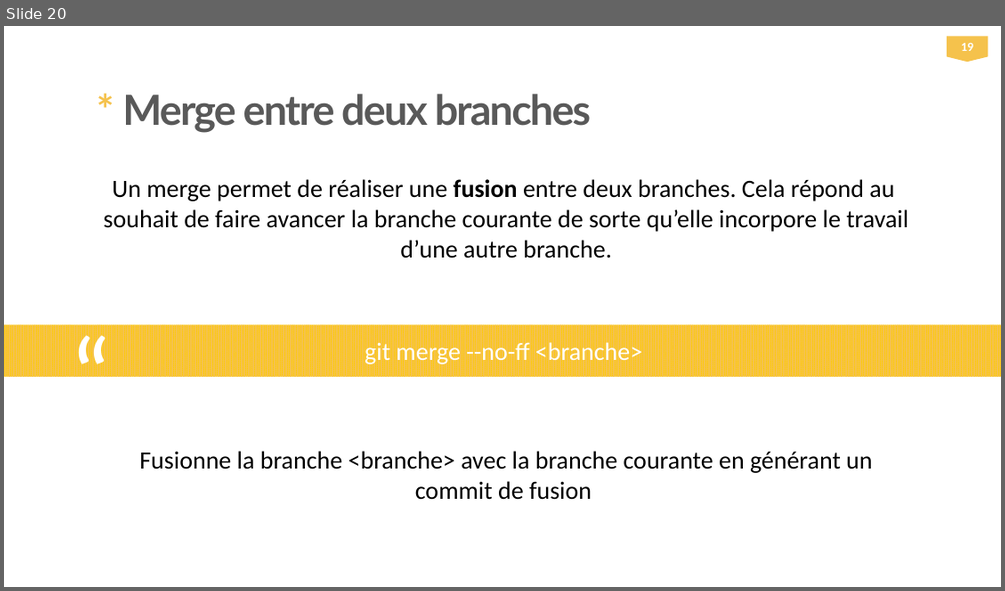
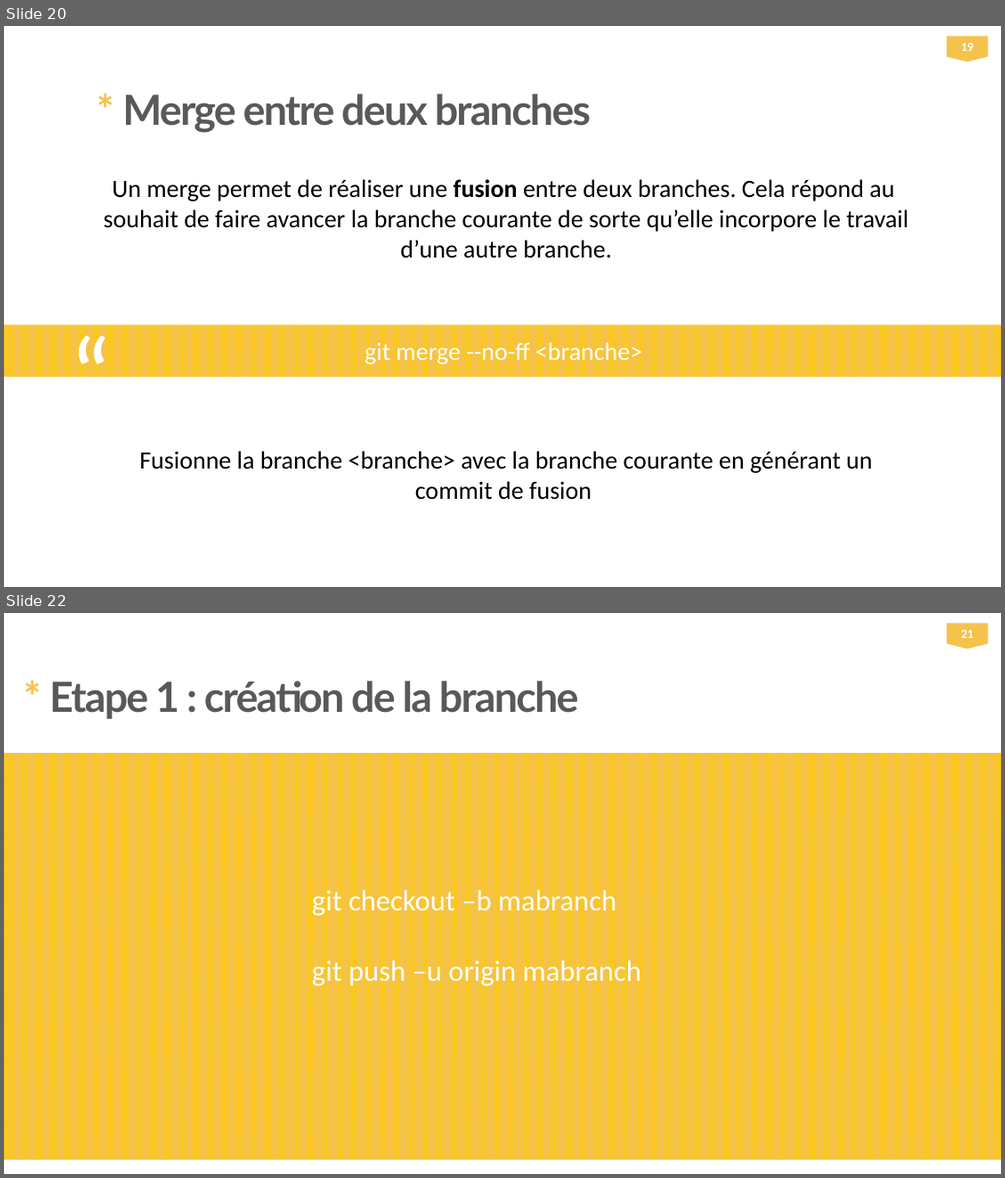
Before and after one commit to ezlanguage/ezlanguage, a slide deck: presentation/GIT.pptx. Shown one above the other, each under a label of ours: slide 20 before the commit, slides 20 and 22 after it; the slides between them are not shown. The pictures are 1005x591 and 1005x1178 pixels, drawn with LibreOffice and Linux fonts; fonts in the diff are those of the drawing. Boxes give left, top, right and bottom in pixels: in the first picture for what was removed or moved away, otherwise in the second. Text is boxed around its words. In the diff, an @@ line names an element or a change of style, - is before the commit and + after.

```diff
--- a/presentation/GIT.pptx
+++ b/presentation/GIT.pptx
@@ slide 22 added at (4, 613, 1001, 1174), background #FFFFFF @@
@@ flow chart offpage connector added at (947, 624, 988, 649), fill #F5C24C, 12 pt, text #FFFFFF, bold @@
+21
@@ text added at (49, 681, 579, 719), 40 pt, text #595959, bold @@
+* Etape 1 : création de la branche
@@ rectangle added at (4, 753, 1001, 1159), fill pattern #F5C24C on #FFCC00 @@
@@ text added at (312, 887, 641, 988), 28 pt, text #FFFFFF @@
+git checkout –b mabranch
+git push –u origin mabranch
```
Also in this commit, not shown: 4 other slides added.
